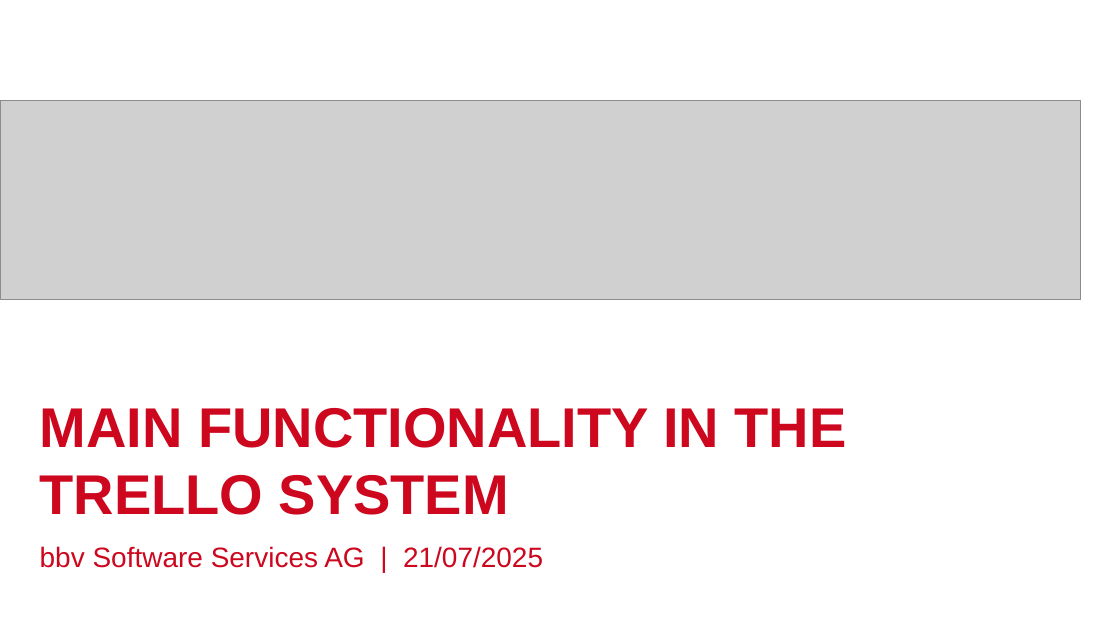
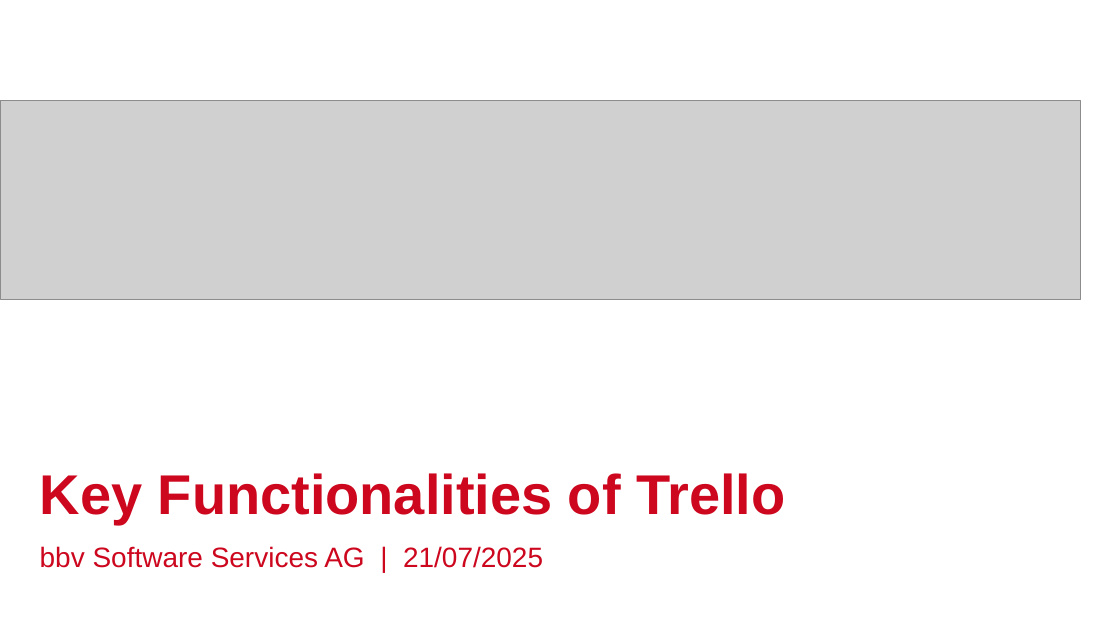
Before and after one commit to phmquan/YPP4-QuanPhan, a slide deck: slide 2 of SQL_Query/IntroductionFunctionInTrelloSystem.pptx. Drawn at 1120x630 pixels with LibreOffice and Linux fonts; fonts in the diff are those of the drawing; grey boxes stand for pictures; background and template pictures are left out. Boxes give left, top, right and bottom in pixels: in the first picture for what was removed or moved away, otherwise in the second. Text is boxed around its words. In the diff, an @@ line names an element or a change of style, - is before the commit and + after.

```diff
--- a/SQL_Query/IntroductionFunctionInTrelloSystem.pptx
+++ b/SQL_Query/IntroductionFunctionInTrelloSystem.pptx
@@ title at (x1=40, y1=473, x2=785, y2=524): text changed @@
-MAIN FUNCTIONALITY IN THE TRELLO SYSTEM
+Key Functionalities of Trello
```
Also in this commit, not shown: 6 slides added, 4 slides removed, 3 other files.
